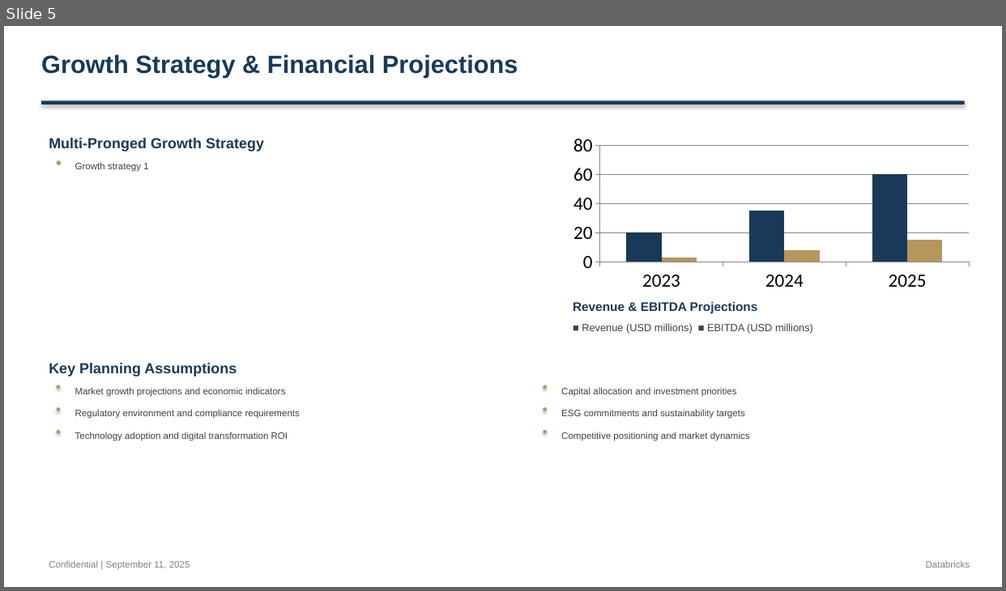
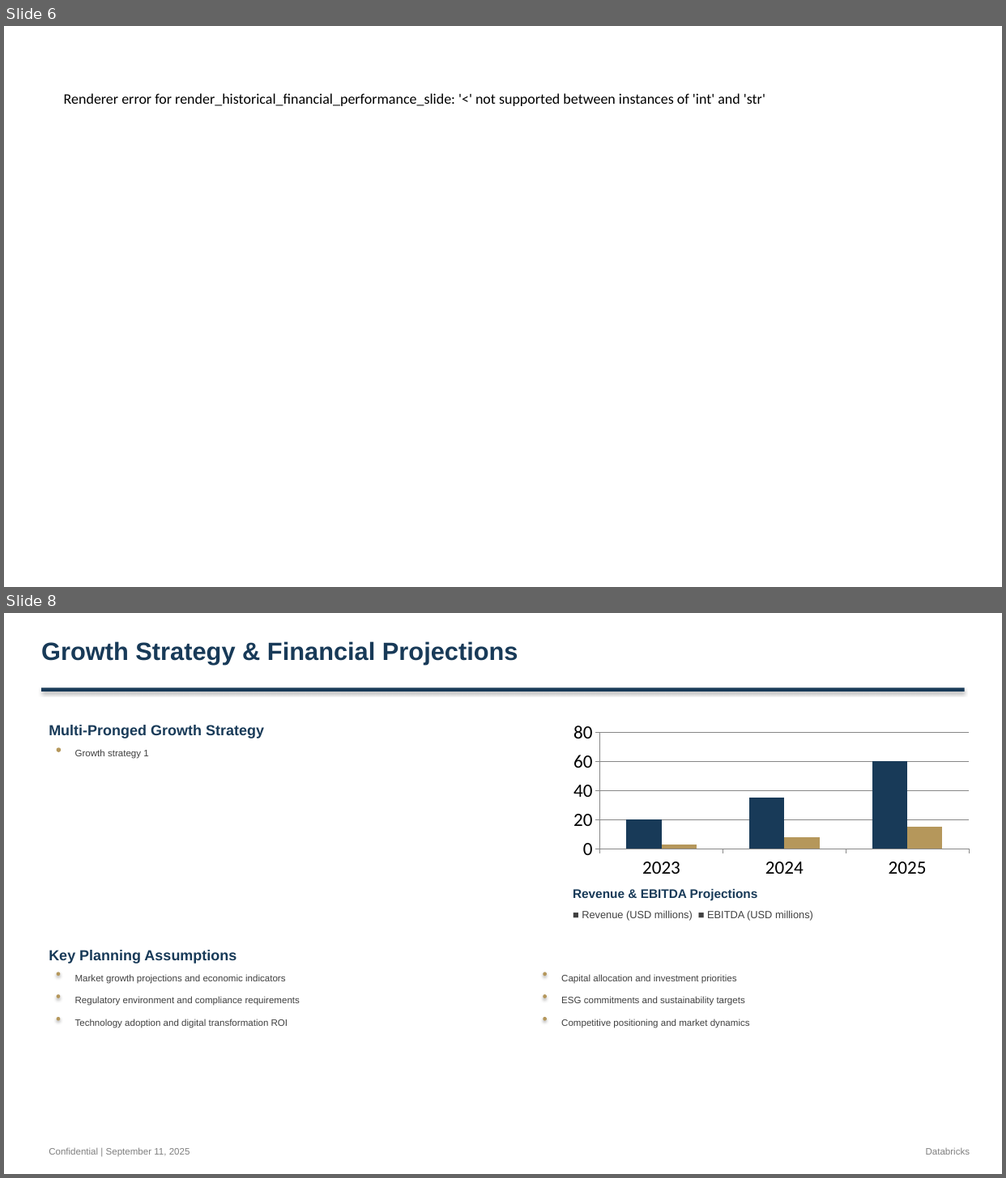
Before and after one commit to alinvb/slide_generator, a slide deck: output_presentation.pptx. Shown one above the other, each under a label of ours: slide 5 before the commit, slides 6 and 8 after it; the slides between them are not shown. The pictures are 1006x591 and 1006x1178 pixels, drawn with LibreOffice and Linux fonts; fonts in the diff are those of the drawing. Boxes give left, top, right and bottom in pixels: in the first picture for what was removed or moved away, otherwise in the second. Text is boxed around its words. In the diff, an @@ line names an element or a change of style, - is before the commit and + after.

```diff
--- a/output_presentation.pptx
+++ b/output_presentation.pptx
@@ slide 6 added at bbox=[4, 26, 1002, 587], background #FFFFFF @@
@@ text added at bbox=[64, 93, 765, 106], 14 pt, text #000000 @@
+Renderer error for render_historical_financial_performance_slide: '<' not supported between instances of 'int' and 'str'
@@ what was slide 5 is now slide 8 @@
```
Also in this commit, not shown: 3 slides changed, 4 other slides added, 2 slides removed, 2 other files.
